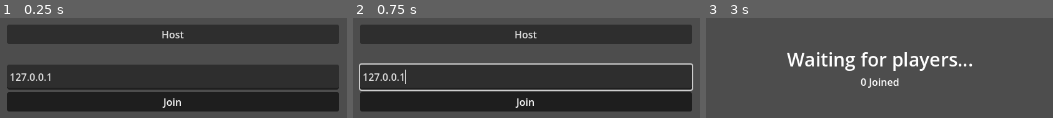
Above: before the commit, frames 1-3 (left to right).
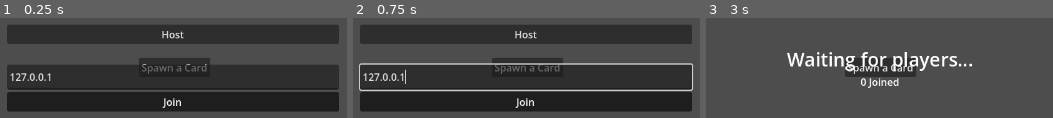
Above: after the commit, the same moments.

Repository: SlipperyScope/en-carde
Game: Godot game, scene res://michael.tscn
Two runs of this game, one before a commit and one after it. Both use one fixed random seed, a clock stepped at 60 frames per second and the inputs below. This scene is started directly instead of the project's main scene.
Inputs (mouse positions are in pixels of both pictures, inside the frame that each line leads up to):
- Up to frame 1 (0.25 s): no input
- Up to frame 2 (0.75 s): click (526, 67) at 0.5 s, where only the run after the commit has a clickable "Spawn a Card"
- Up to frame 3 (3 s): click (879, 67) at 1.25 s, where only the run after the commit has a clickable "Spawn a Card"; click (879, 67) at 2 s, where only the run after the commit has a clickable "Spawn a Card"; click "Host" at 2.75 s

The runs differ from the first frame. In frame 1, 1.8% of the frame differs, in the area x 40-61%, y 40-56%; in frame 2, 1.4%; in frame 3, 2.8%, in the area x 40-61%, y 40-59%.

Commit message:
Spawning cards on the board

Diff:
--- a/michael.tscn
+++ b/michael.tscn
@@ -1,12 +1,52 @@
 [gd_scene format=3 uid="uid://bvaiaiidg0517"]
 
 [ext_resource type="PackedScene" uid="uid://b5k1rmvlppl4g" path="res://lobby.tscn" id="2_smgpj"]
+[ext_resource type="Script" uid="uid://bbmh4vbe63rnv" path="res://michael_board.gd" id="2_snu1w"]
 [ext_resource type="Script" uid="uid://csf5bkl6b1rcd" path="res://server.gd" id="3_48l2u"]
 
 [node name="Michael" type="Node2D" unique_id=2034632364]
 
+[node name="Board" type="Control" parent="." unique_id=1458493779 node_paths=PackedStringArray("server")]
+layout_mode = 3
+anchors_preset = 0
+offset_right = 1281.0
+offset_bottom = 719.0
+script = ExtResource("2_snu1w")
+server = NodePath("../Server")
+metadata/_edit_use_anchors_ = true
+
+[node name="CardSpawner" type="MultiplayerSpawner" parent="Board" unique_id=1538609304]
+_spawnable_scenes = PackedStringArray("uid://dd1fttcxnmtl3")
+spawn_path = NodePath("../VBoxContainer/Cards")
+
+[node name="VBoxContainer" type="VBoxContainer" parent="Board" unique_id=1734489833]
+layout_mode = 1
+anchors_preset = 8
+anchor_left = 0.5
+anchor_top = 0.5
+anchor_right = 0.5
+anchor_bottom = 0.5
+offset_left = -4.0
+offset_top = -6.0
+offset_right = 4.0
+offset_bottom = 6.0
+grow_horizontal = 2
+grow_vertical = 2
+
+[node name="Button" type="Button" parent="Board/VBoxContainer" unique_id=539271643]
+layout_mode = 2
+text = "Spawn a Card"
+
+[node name="Cards" type="HBoxContainer" parent="Board/VBoxContainer" unique_id=722386101]
+unique_name_in_owner = true
+layout_mode = 2
+metadata/_edit_use_anchors_ = true
+
 [node name="Lobby" parent="." unique_id=140611318 instance=ExtResource("2_smgpj")]
 
-[node name="Server" type="Node" parent="." unique_id=1828644886 node_paths=PackedStringArray("lobby")]
+[node name="Server" type="Node" parent="." unique_id=1828644886 node_paths=PackedStringArray("lobby", "board")]
 script = ExtResource("3_48l2u")
 lobby = NodePath("../Lobby")
+board = NodePath("../Board")
+
+[connection signal="pressed" from="Board/VBoxContainer/Button" to="Board" method="_on_spawn"]
--- /dev/null
+++ b/michael_board.gd
@@ -0,0 +1,26 @@
+extends Control
+
+@export var server: Node
+
+var card_scene = preload("res://michael_card.tscn")
+
+func t(v: int):
+	return (v+1) % 4
+
+# Tell the server to spawn a card
+func _on_spawn():
+	server.test_spawn_card.rpc_id(1)
+
+# Render the card the server tells us to
+func spawn(id):
+	var card = card_scene.instantiate()
+	var cd = server.carddb[id]
+	# var cd = id
+
+	card.id = cd.id
+	card.label = cd.id
+	card.top = t(cd.top.action)
+	card.mid = t(cd.middle.action)
+	card.bot = t(cd.bottom.action)
+
+	%Cards.add_child(card, true)
--- a/michael_card.gd
+++ b/michael_card.gd
@@ -22,5 +22,5 @@
 
 
 # Called every frame. 'delta' is the elapsed time since the previous frame.
-func _process(delta):
+func _process(_delta):
 	pass
--- a/michael_card.tscn
+++ b/michael_card.tscn
@@ -1,6 +1,23 @@
 [gd_scene format=3 uid="uid://dd1fttcxnmtl3"]
 
 [ext_resource type="Script" uid="uid://yjjnq14f45k2" path="res://michael_card.gd" id="1_m2o1n"]
+
+[sub_resource type="SceneReplicationConfig" id="SceneReplicationConfig_m2o1n"]
+properties/0/path = NodePath(".:id")
+properties/0/spawn = true
+properties/0/replication_mode = 2
+properties/1/path = NodePath(".:label")
+properties/1/spawn = true
+properties/1/replication_mode = 2
+properties/2/path = NodePath(".:top")
+properties/2/spawn = true
+properties/2/replication_mode = 2
+properties/3/path = NodePath(".:mid")
+properties/3/spawn = true
+properties/3/replication_mode = 2
+properties/4/path = NodePath(".:bot")
+properties/4/spawn = true
+properties/4/replication_mode = 2
 
 [node name="Card" type="Control" unique_id=528327095]
 custom_minimum_size = Vector2(100, 140)
@@ -56,3 +73,6 @@
 layout_mode = 0
 offset_right = 100.0
 offset_bottom = 140.0
+
+[node name="MultiplayerSynchronizer" type="MultiplayerSynchronizer" parent="." unique_id=944248881]
+replication_config = SubResource("SceneReplicationConfig_m2o1n")
--- a/michael_hand.gd
+++ b/michael_hand.gd
@@ -1,4 +1,4 @@
-extends Node2D
+extends Control
 
 @export var cards := []
 @export var controller: Node
--- a/michael_hand.tscn
+++ b/michael_hand.tscn
@@ -2,14 +2,17 @@
 
 [ext_resource type="Script" uid="uid://c1xcfs7jo3qsm" path="res://michael_hand.gd" id="1_72q2j"]
 
-[node name="MichaelHand" type="Node2D" unique_id=273473013]
+[node name="MichaelHand" type="Control" unique_id=260854209]
+layout_mode = 3
+anchors_preset = 0
+mouse_filter = 2
 script = ExtResource("1_72q2j")
 
 [node name="Hand" type="Control" parent="." unique_id=1721949338]
-layout_mode = 3
 anchors_preset = 0
 offset_right = 1280.0
 offset_bottom = 720.0
+mouse_filter = 2
 
 [node name="Tray" type="HBoxContainer" parent="Hand" unique_id=697932475]
 unique_name_in_owner = true
--- a/project.godot
+++ b/project.godot
@@ -16,6 +16,7 @@
 config/icon="res://icon.svg"
 
 [autoload]
+
 Cards="*uid://pl28ri8i5boq"
 Global="*uid://bveurog1xtndn"
 
--- a/server.gd
+++ b/server.gd
@@ -1,6 +1,7 @@
 extends Node
 
 @export var lobby: Node
+@export var board: Node
 
 # Server State
 # This stuff is only managed by the server instance (i.e., ID 1)
@@ -52,6 +53,13 @@
 		dealt.push_back(game_state.deck.pop_front())
 	return dealt
 
+@rpc("call_local", "any_peer", "reliable")
+func test_spawn_card():
+	var maybe_cards = game_state.deck.take_from(1)
+	if len(maybe_cards):
+		var card = maybe_cards[0]
+		board.spawn(card.id)
+
 @rpc("call_local")
 func set_hand(cards):
 	var Player = preload("res://michael_hand.tscn")
Not shown, added: michael_board.gd.uid
